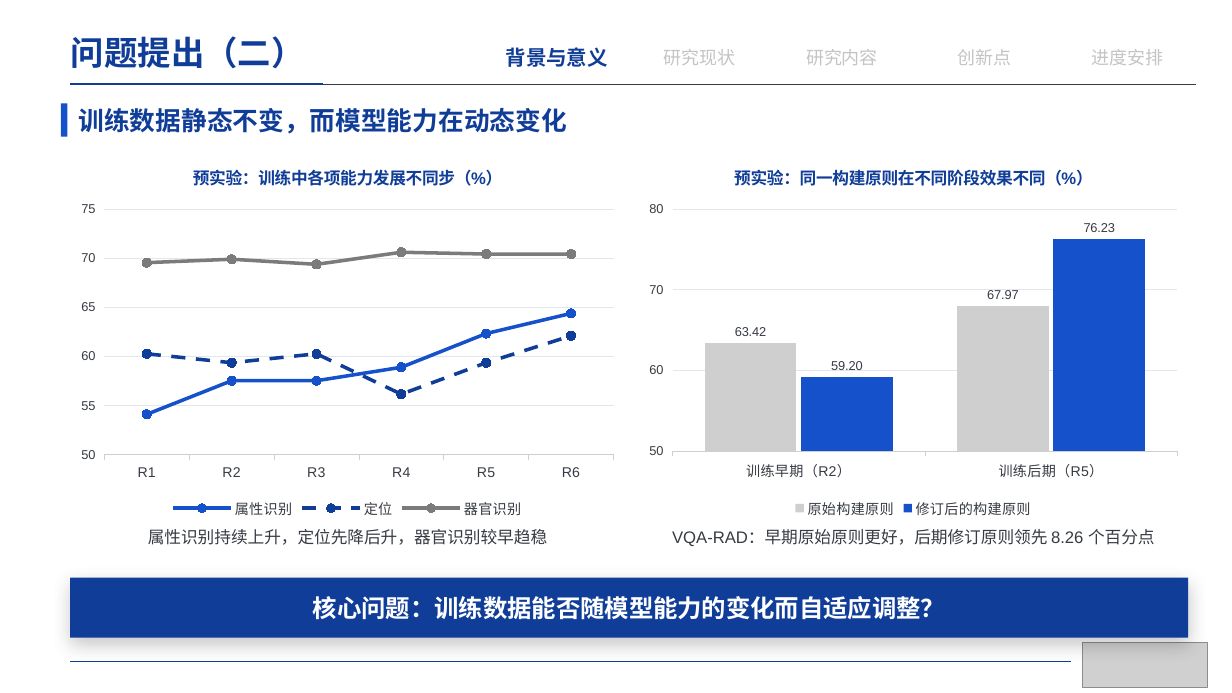
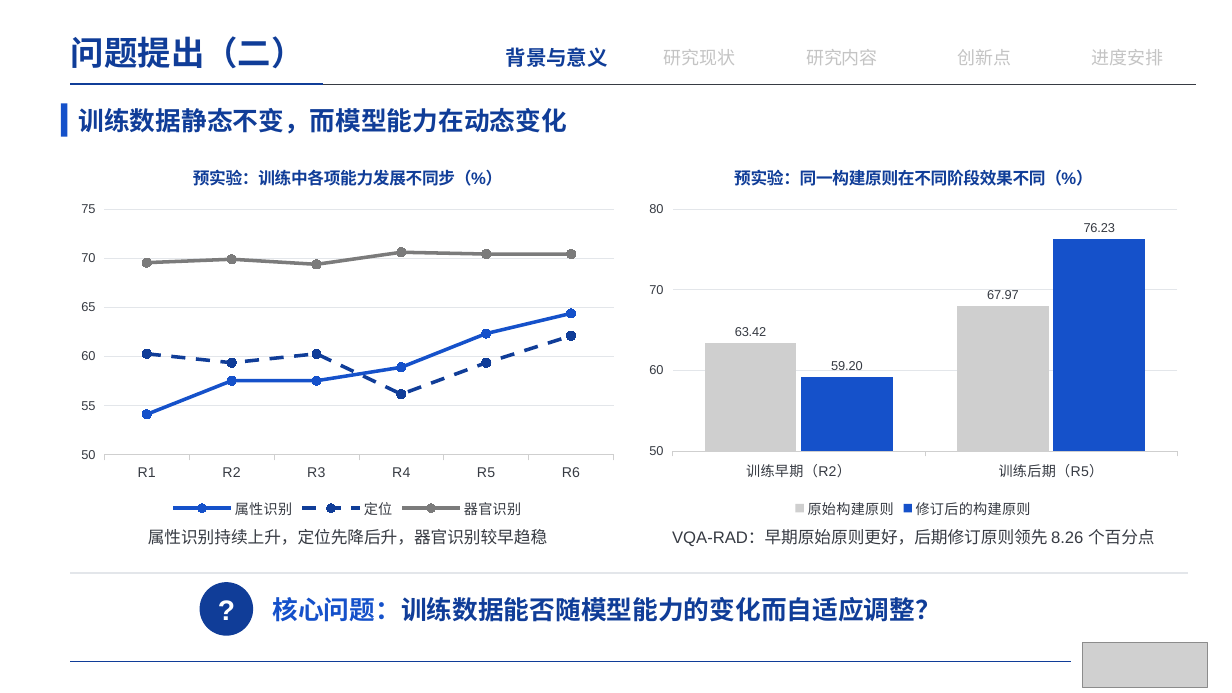
Before and after one commit to irving-2222/Graduation-Thesis, a slide deck: slide 6 of 开题答辩.pptx. Drawn at 1232x693 pixels with LibreOffice and Linux fonts; fonts in the diff are those of the drawing; grey boxes stand for pictures. Boxes give left, top, right and bottom in pixels: in the first picture for what was removed or moved away, otherwise in the second. Text is boxed around its words. In the diff, an @@ line names an element or a change of style, - is before the commit and + after.

```diff
--- a/开题答辩.pptx
+++ b/开题答辩.pptx
@@ line added from (70, 573) to (1189, 573), #E3E6EA 1 pt @@
@@ ellipse added at bbox=[200, 582, 253, 636], fill #103D98, 22 pt, text #FFFFFF, bold @@
+?
@@ text "核心问题：训练数据能否随模型能力的变化而自适应调整？": place and size @@
-text "核心问题：训练数据能否随模型能力的变化而自适应调整？" at bbox=[70, 578, 1189, 638]
+text "核心问题：训练数据能否随模型能力的变化而自适应调整？" at bbox=[273, 597, 941, 622]
@@ text "核心问题：训练数据能否随模型能力的变化而自适应调整？" at bbox=[273, 597, 941, 622]: size 19 to 20 pt; text colour #FFFFFF to #1551CA, text colour #FFFFFF to #103D98 in "核心问题：训练数据能否随模型能力的变化而自适应调整？"; alignment centre to left; fill #103D98 to none; shadow off @@
```
Also in this commit, not shown: 10 other slides changed.
